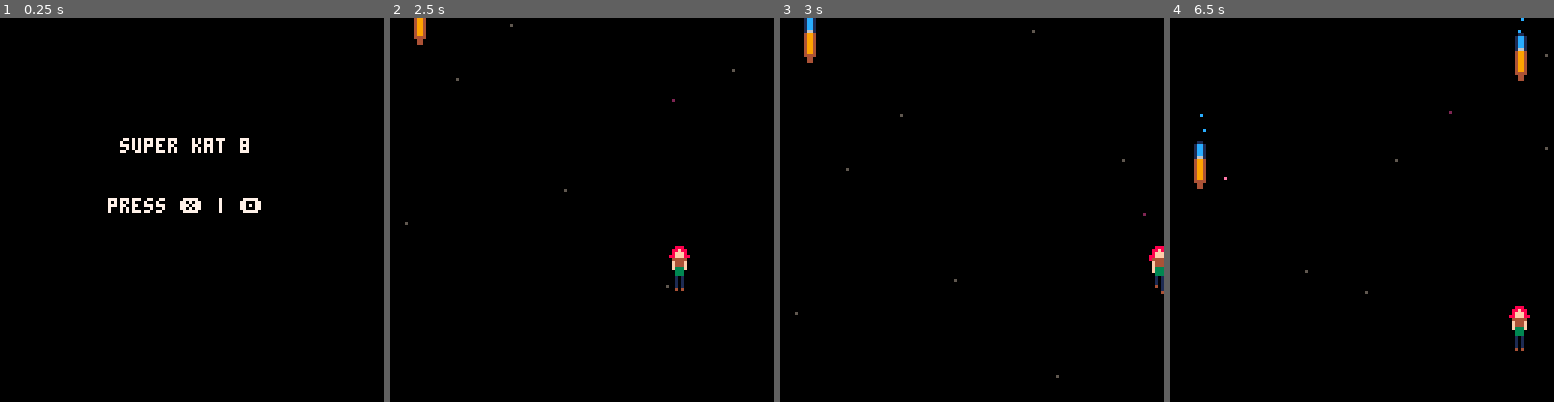
Above: before the commit, frames 1-4 (left to right).
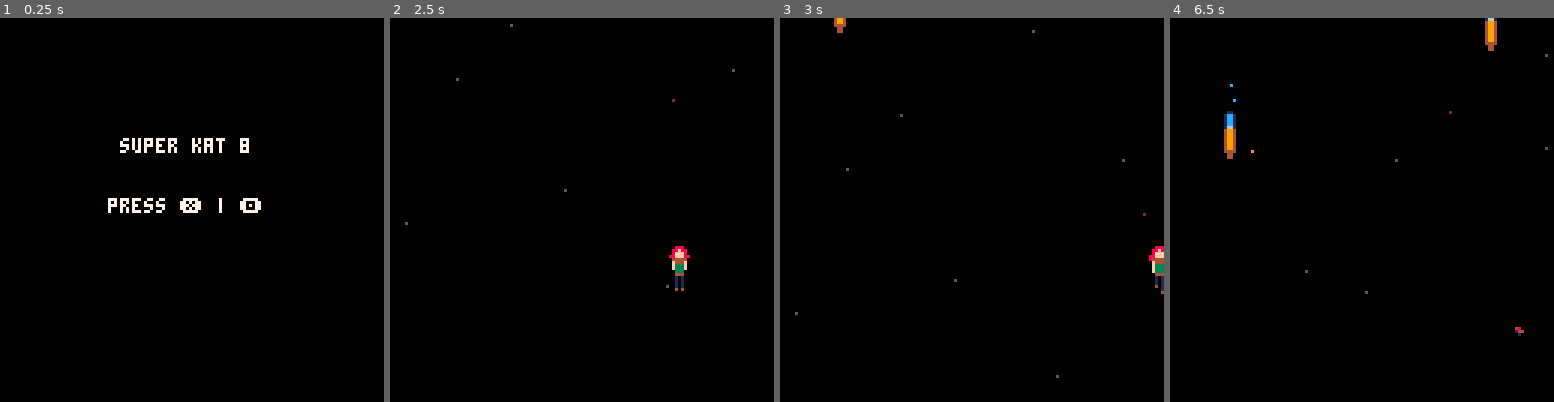
Above: after the commit, the same moments.

Repository: nsatragno/pico8-carts
Game: PICO-8 cartridge super_kat_8/super_kat_8.p8
Two runs of this game, one before a commit and one after it. Both use one fixed random seed, a clock stepped at 60 frames per second and the inputs below.
Inputs:
- Up to frame 1 (0.25 s): no input
- Up to frame 2 (2.5 s): tap X (X key) at 0.33, 1.07, 1.85 s; tap O (Z key) at 0.7, 1.7, 2.1 s; hold Right 1.6-2.1 s; hold Up 2.15-2.42 s; hold Right from 2.47 s (still down)
- Up to frame 3 (3 s): keep holding Right; tap O (Z key) at 2.5, 2.9 s; tap X (X key) at 2.97 s
- Up to frame 4 (6.5 s): release Right at 3.03 s; hold Left 3.08-3.58 s; tap O (Z key) every 0.4 s from 3.3 to 6.1 s; hold Down 3.63-3.97 s; hold Right 4.02-4.68 s; tap X (X key) at 4.08, 5.2, 6.32 s; hold Up 4.73-5.03 s; hold Left 5.08-5.68 s; hold Down 5.73-6.03 s; hold Right from 6.08 s (still down)

Frame 1 is identical in both runs. In frame 2, 0.2% of the frame differs, in the area x 6-77%, y 0-68%; in frame 3, 0.5%; in frame 4, 1.7%, in the area x 6-94%, y 0-87%.

Commit message:
Move things around.

Diff:
--- a/super_kat_8/super_kat_8.p8
+++ b/super_kat_8/super_kat_8.p8
@@ -13,9 +13,10 @@
  player.rect = {
   x0 = player.x - 1,
   x1 = player.x + 1,
-  y0 = player.y - 1,
-  y1 = player.y + 1,
- }
+  y0 = player.y - 2,
+  y1 = player.y,
+ }
+ calculate_player_rect()
  stars = {}
  shots = {}
  bullets = {}
@@ -23,16 +24,22 @@
 
  events = {
   {
-   x = 10,
-   y = 0,
+   x = 20,
+   y = -10,
    spawn = "brush",
    offset = 2,
   },
   {
-   x = 117,
-   y = 0,
+   x = 107,
+   y = -10,
    spawn = "brush",
    offset = 3,
+  },
+  {
+   x = 60,
+   y = -10,
+   spawn = "brush",
+   offset = 5,
   }
  }
 
@@ -116,6 +123,15 @@
  })
 end
 
+function calculate_player_rect()
+ player.rect = {
+  x0 = player.x - 1,
+  x1 = player.x + 1,
+  y0 = player.y - 2,
+  y1 = player.y + 0,
+ }
+end
+
 function _update60()
  if state == "menu" then
   if btnp(❎) or btnp(🅾️ ) then
@@ -166,12 +182,7 @@
   player.y = mid(0, player.y, 127)
   player.cd = max(0, player.cd - 1)
  end
- player.rect = {
-  x0 = player.x - 1,
-  x1 = player.x + 1,
-  y0 = player.y - 1,
-  y1 = player.y + 1,
- }
+ calculate_player_rect()
  if flr(rnd() * 20) == 0 then
    add(stars, {
      x = rnd(127),
